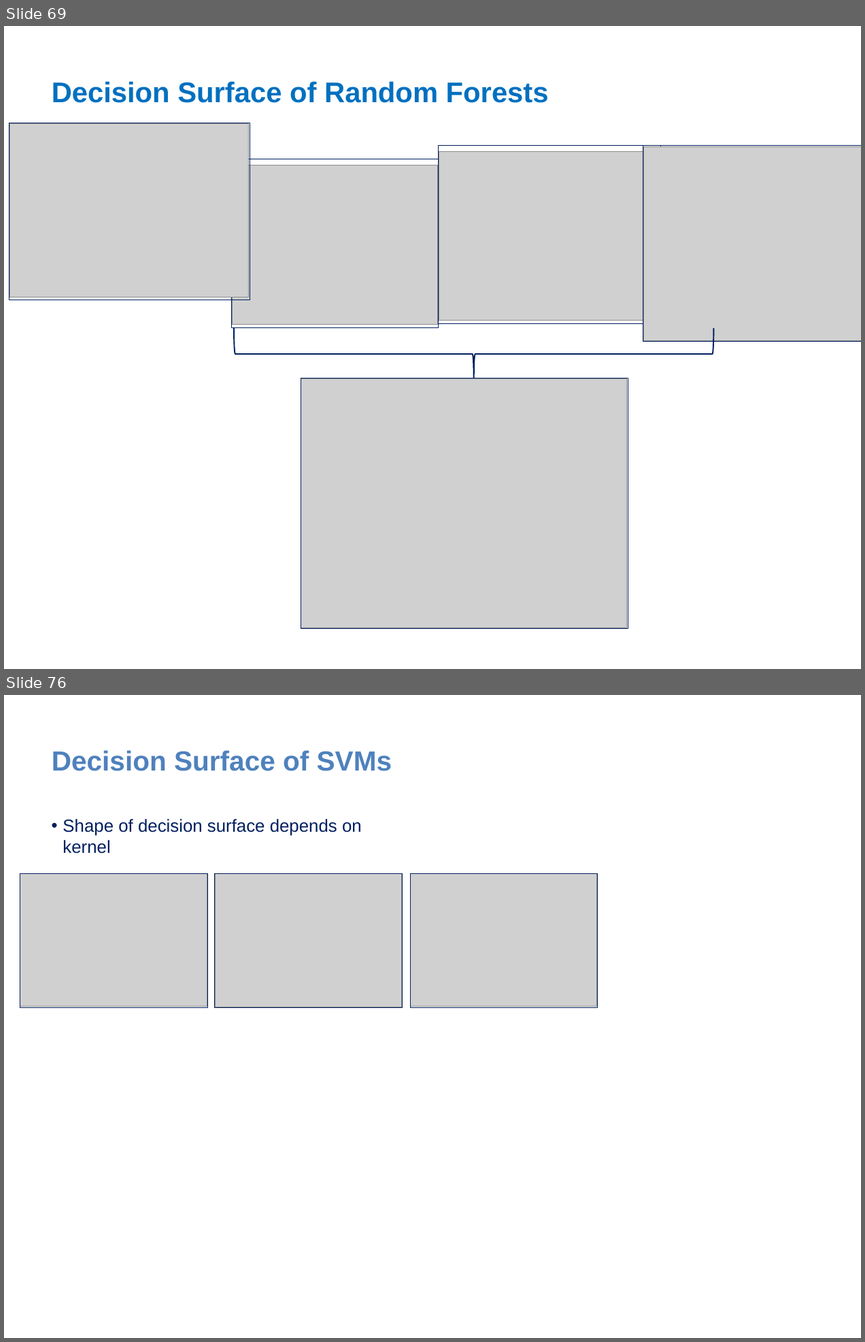
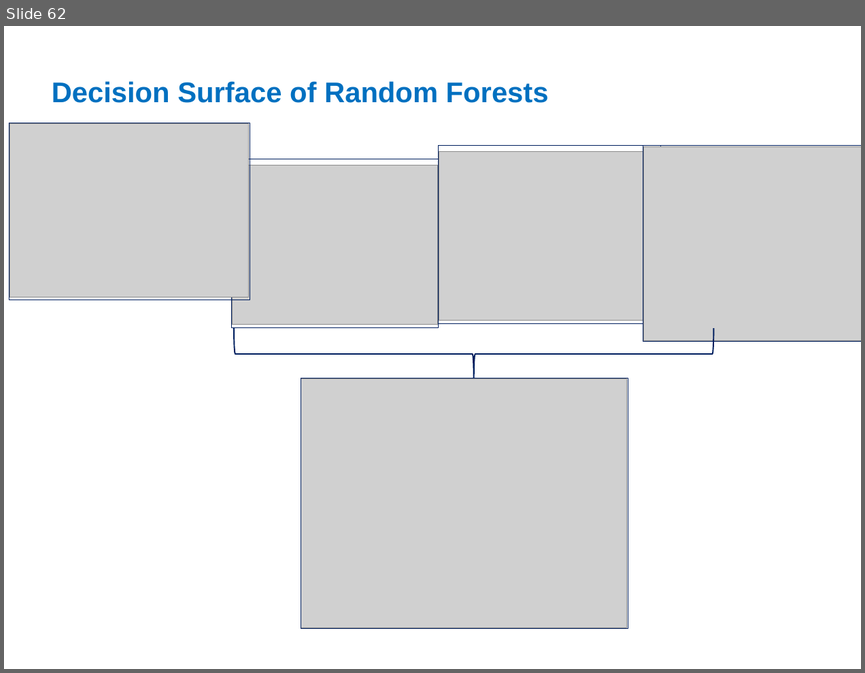
Before and after one commit to zhangyu027/UCI_Hadoop-Apache_Airflow, a slide deck: Slides/M7_Pyspark_Mlib.pptx. Shown one above the other, each under a label of ours: slides 69 and 76 before the commit, slide 62 after it; the slides between them are not shown. The pictures are 865x1342 and 865x673 pixels, drawn with LibreOffice and Linux fonts; fonts in the diff are those of the drawing; grey boxes stand for pictures. Boxes give left, top, right and bottom in pixels: in the first picture for what was removed or moved away, otherwise in the second. Text is boxed around its words. In the diff, an @@ line names an element or a change of style, - is before the commit and + after.

```diff
--- a/Slides/M7_Pyspark_Mlib.pptx
+++ b/Slides/M7_Pyspark_Mlib.pptx
@@ slide 76 removed at box(4, 695, 861, 1338), background #FFFFFF @@
@@ title removed at box(52, 750, 392, 771) @@
-Decision Surface of SVMs
@@ text removed at box(62, 819, 362, 853) @@
-• Shape of decision surface depends on kernel
@@ freeform shape removed at box(20, 873, 207, 1007) @@
@@ picture removed at box(20, 873, 207, 1006) @@
@@ picture removed at box(215, 873, 401, 1006) @@
@@ freeform shape removed at box(215, 873, 402, 1007) @@
@@ picture removed at box(410, 873, 596, 1006) @@
@@ freeform shape removed at box(410, 873, 598, 1007) @@
@@ what was slide 69 is now slide 62 @@
```
Also in this commit, not shown: 4 slides changed, 10 slides added, 19 other slides removed, 1 other file.
